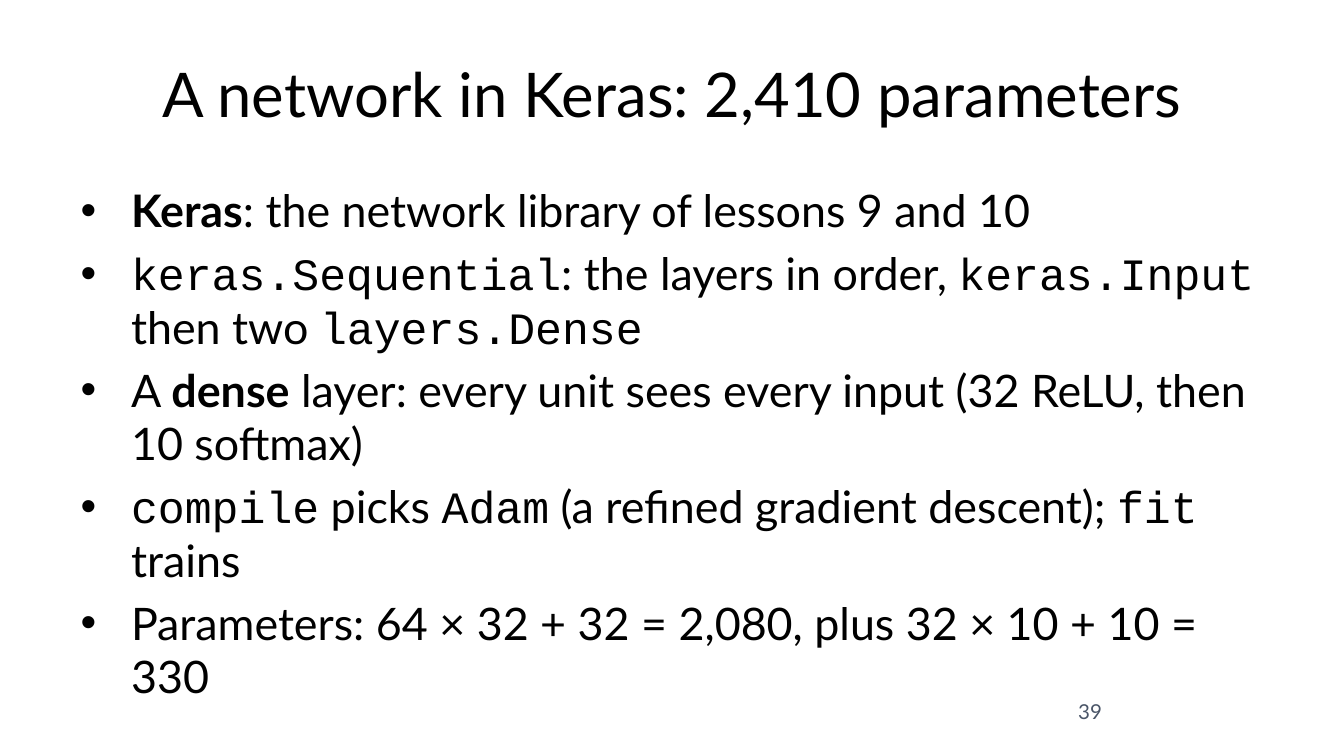
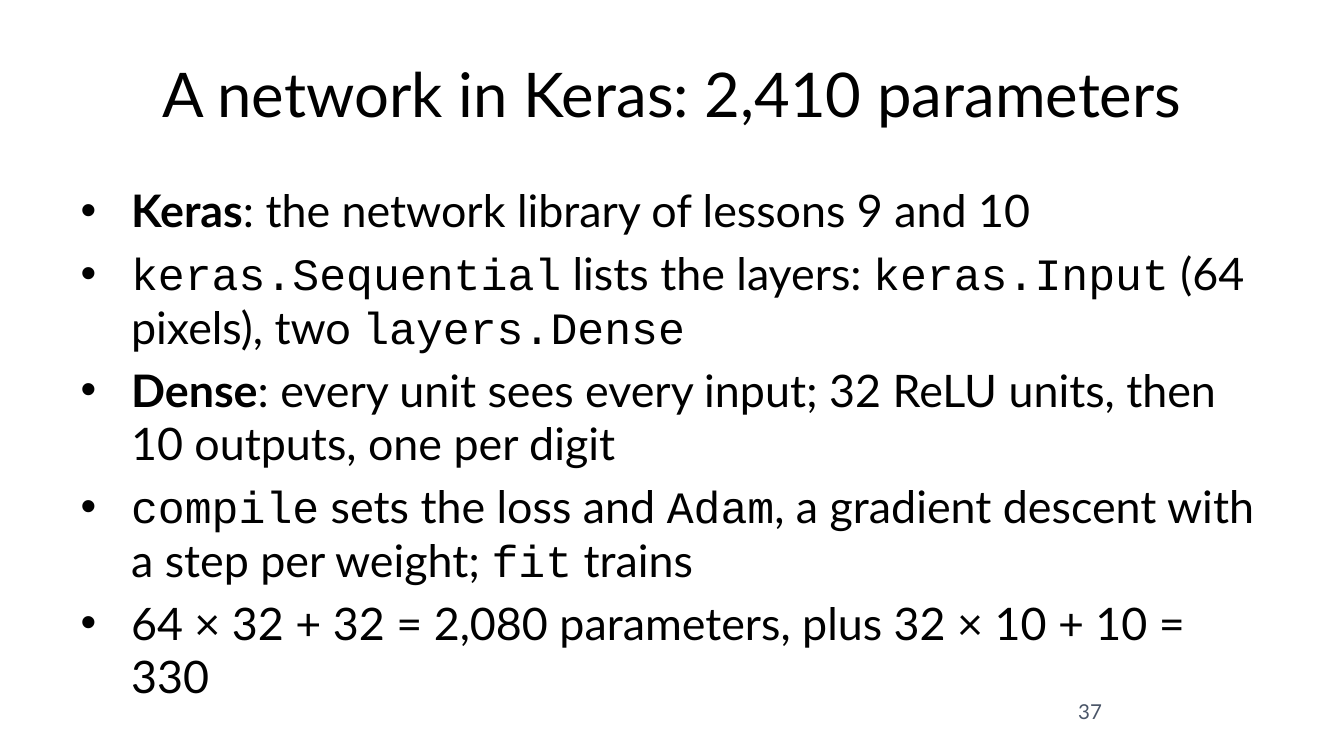
Before and after one commit to fabioantonini/technologies-for-artificial-intelligence, a slide deck: slide 37 of Lessons/09_neural_networks/Slides/neural_networks_slides.pptx (slide 39 before the commit). Drawn at 1344x756 pixels with LibreOffice and Linux fonts; fonts in the diff are those of the drawing; background and template pictures are left out. Boxes give left, top, right and bottom in pixels: in the first picture for what was removed or moved away, otherwise in the second. Text is boxed around its words. In the diff, an @@ line names an element or a change of style, - is before the commit and + after.

```diff
--- a/Lessons/09_neural_networks/Slides/neural_networks_slides.pptx
+++ b/Lessons/09_neural_networks/Slides/neural_networks_slides.pptx
@@ text at [131, 255, 1254, 694]: text changed @@
-• keras.Sequential: the layers in order, keras.Input then two layers.Dense
-• A dense layer: every unit sees every input (32 ReLU, then 10 softmax)
-• compile picks Adam (a refined gradient descent); fit trains
-• Parameters: 64 × 32 + 32 = 2,080, plus 32 × 10 + 10 = 330
+• keras.Sequential lists the layers: keras.Input (64 pixels), two layers.Dense
+• Dense: every unit sees every input; 32 ReLU units, then 10 outputs, one per digit
+• compile sets the loss and Adam, a gradient descent with a step per weight; fit trains
+• 64 × 32 + 32 = 2,080 parameters, plus 32 × 10 + 10 = 330
@@ page number at [1078, 704, 1102, 719]: text changed @@
-39
+37
```
Also in this commit, not shown: 31 other slides changed, 1 slide added, 1 slide removed, 18 other files.
